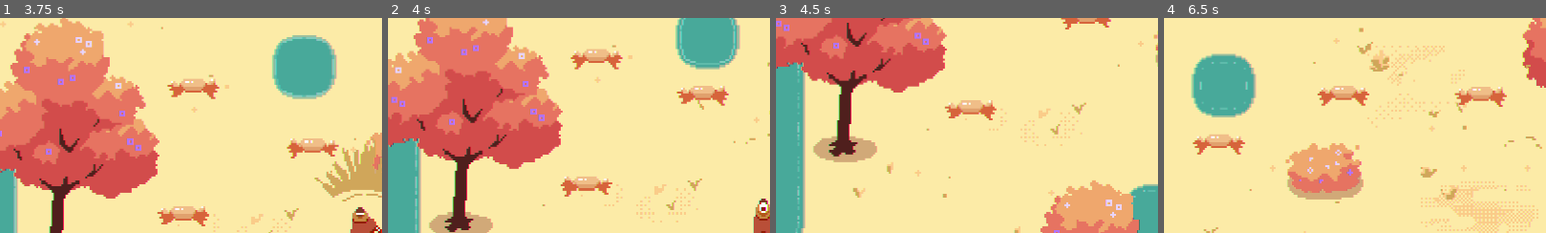
Above: before the commit, frames 1-4 (left to right).
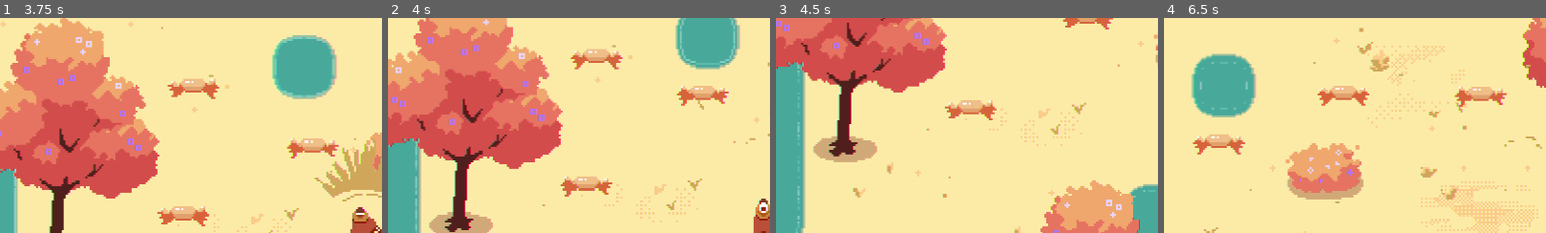
Above: after the commit, the same moments.

Repository: Lukko-Digital/Sift
Game: Godot game, scene res://scenes/main.tscn
Same seed, same stepped clock (60 frames per second), same inputs: the game is played once before the commit and once after it. The engine's default icon, where the game draws it, is replaced by a stand-in: a white triangle on a blue panel in a dark square.
Inputs (mouse positions are % of the whole screen's width and height, from its top left):
- Up to frame 1 (3.75 s): move the mouse to (45, 70) at 0.52 s; hold W (up) 0.53-2.03 s; click (45, 70) at 0.6 s; move the mouse to (80, 65) at 1.27 s; click (80, 65) at 1.35 s; move the mouse to (20, 35) at 2.02 s; hold A (left) 2.03-3.53 s; tap Space (dash) at 2.1 s; click (20, 35) at 2.3 s; move the mouse to (55, 50) at 2.77 s; tap E (interact) at 2.85 s; click (55, 50) at 3.05 s; move the mouse to (35, 25) at 3.52 s; hold S (down) from 3.53 s (still down); click (35, 25) at 3.6 s
- Up to frame 2 (4 s): keep holding S (down)
- Up to frame 3 (4.5 s): move the mouse to (72, 45) at 4.27 s; release S (down) at 4.28 s; hold D (right) from 4.28 s (still down); click (72, 45) at 4.35 s
- Up to frame 4 (6.5 s): move the mouse to (30, 55) at 5.02 s; release D (right) at 5.03 s; hold W (up) 5.03-5.78 s; tap Space (dash) at 5.1 s; click (30, 55) at 5.3 s; move the mouse to (60, 28) at 5.77 s; hold D (right) from 5.78 s (still down); tap E (interact) at 5.85 s; click (60, 28) at 6.05 s
The pictures show only the part of the screen within x 0-50%, y 0-50%; the shares and areas given below are measured in that part.

Frame 1 is identical in both runs. In frame 2, 0.3% of the frame differs, in the area x 75-90%, y 31-41%; in frame 3, 0.1%; in frame 4, 0.3%, in the area x 76-90%, y 32-42%.

Commit message:
add stun to player attack

Diff:
--- a/scripts/player/sand_attack_scene.gd
+++ b/scripts/player/sand_attack_scene.gd
@@ -18,5 +18,8 @@
 
 func _on_hit(area):
 	if area.is_in_group("enemy_hurtbox"):
-		sand_attack.effects = [KnockedBackEffect.new(0.05, area.global_position-self.global_position)]
+		sand_attack.effects = [
+			KnockedBackEffect.new(0.05, area.global_position-self.global_position),
+			StunnedEffect.new(0.2)
+		]
 		area.damage(sand_attack)
